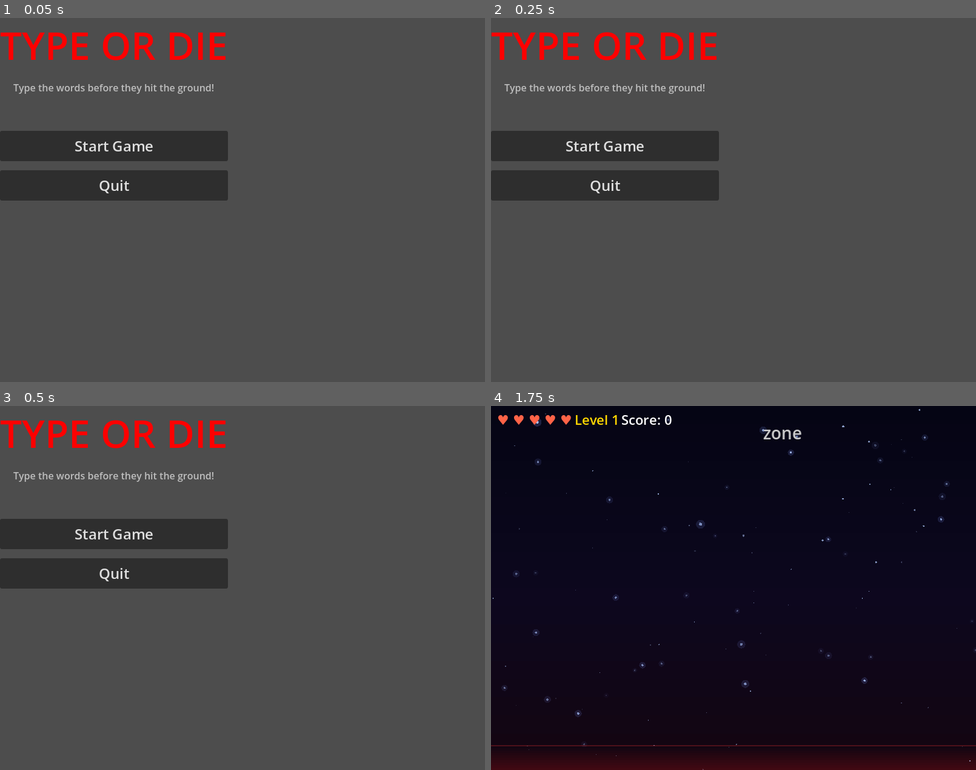
Above: before the commit, frames 1-4 (two rows, left to right).
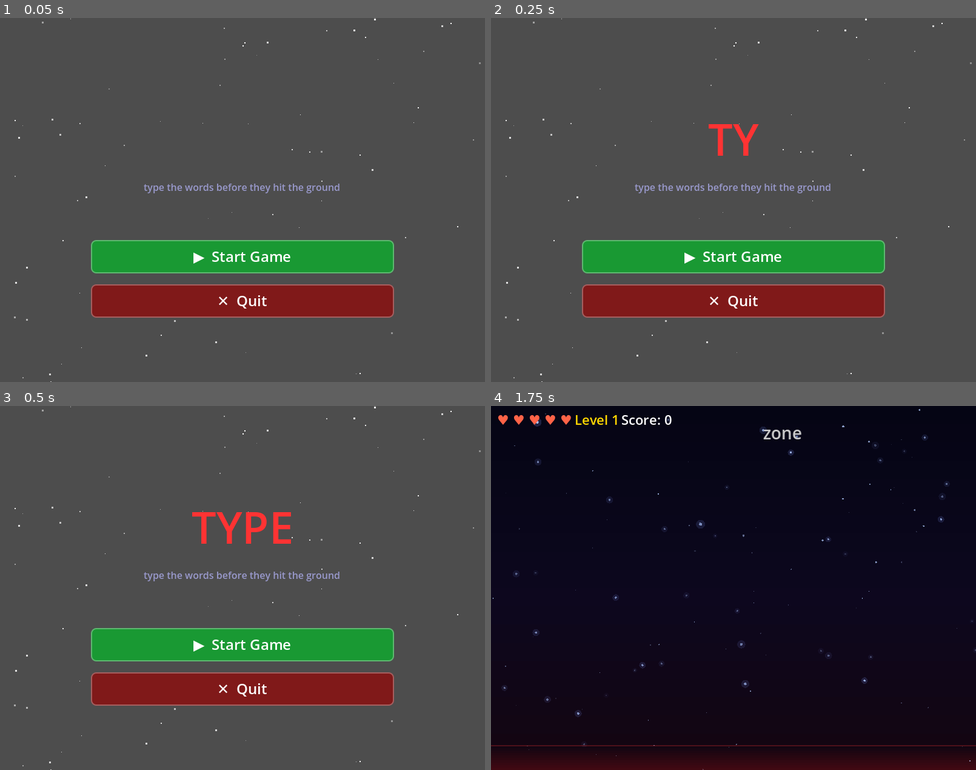
Above: after the commit, the same moments.

Repository: LajISackor/Type-or-Die-
Game: Godot game, scene res://scenes/main_menu.tscn
Two runs of this game, one before a commit and one after it. Both use one fixed random seed, a clock stepped at 60 frames per second and the inputs below.
Inputs:
- Up to frame 1 (0.05 s): no input
- Up to frame 2 (0.25 s): no input
- Up to frame 3 (0.5 s): no input
- Up to frame 4 (1.75 s): click "Start Game" (after the commit: "▶ Start Game") at 0.5 s; tap Enter at 1.25 s; tap Backspace at 1.35 s

The runs differ from the first frame. In frame 1, 21% of the frame differs, in the area x 0-100%, y 0-100%; in frame 2, 21%; in frame 3, 22%; in frame 4, nothing differs.

Commit message:
Polish main menu: typing animation, styled buttons, starfield, falling word background

Diff:
--- a/scripts/main_menu.gd
+++ b/scripts/main_menu.gd
@@ -1,61 +1,153 @@
 extends Control
-## Main Menu — Title screen with Start and Quit buttons.
-## Assigned to: Joel
-## STATUS: Working base — Joel to add visual style, animations, background
+
+var _title_full = "TYPE OR DIE"
+var _title_index = 0
+var _title_label: Label
+var _words = ["fast", "type", "speed", "word", "fall", "die", "run", "key", "press", "rush"]
+var _falling_labels = []
 
 func _ready():
 	_build_menu()
+	_start_title_animation()
+	_spawn_background_words()
 
 func _build_menu():
-	# Background color
+	# Dark background
 	var bg = ColorRect.new()
-	bg.color = Color(0.05, 0.05, 0.12)
+	bg.color = Color(0.04, 0.04, 0.12)
 	bg.anchors_preset = Control.PRESET_FULL_RECT
 	add_child(bg)
 
+	# Starfield
+	var star_layer = Node2D.new()
+	star_layer.name = "Stars"
+	add_child(star_layer)
+	for i in range(80):
+		var star = ColorRect.new()
+		var size = randf_range(1.0, 3.0)
+		star.size = Vector2(size, size)
+		star.color = Color(1, 1, 1, randf_range(0.3, 1.0))
+		star.position = Vector2(randf_range(0, 800), randf_range(0, 600))
+		star_layer.add_child(star)
+
+	# Center container
 	var vbox = VBoxContainer.new()
-	vbox.anchors_preset = Control.PRESET_CENTER
-	vbox.size_flags_horizontal = Control.SIZE_SHRINK_CENTER
+	vbox.name = "VBox"
+	vbox.set_anchor(SIDE_LEFT, 0.5)
+	vbox.set_anchor(SIDE_RIGHT, 0.5)
+	vbox.set_anchor(SIDE_TOP, 0.5)
+	vbox.set_anchor(SIDE_BOTTOM, 0.5)
+	vbox.offset_left = -250.0
+	vbox.offset_right = 250.0
+	vbox.offset_top = -150.0
+	vbox.offset_bottom = 150.0
 	vbox.alignment = BoxContainer.ALIGNMENT_CENTER
-	vbox.add_theme_constant_override("separation", 15)
+	vbox.add_theme_constant_override("separation", 18)
 	add_child(vbox)
 
-	# Title
-	var title = Label.new()
-	title.text = "TYPE OR DIE"
-	title.add_theme_font_size_override("font_size", 64)
-	title.add_theme_color_override("font_color", Color.RED)
-	title.horizontal_alignment = HORIZONTAL_ALIGNMENT_CENTER
-	vbox.add_child(title)
+	# Title label
+	_title_label = Label.new()
+	_title_label.text = ""
+	_title_label.add_theme_font_size_override("font_size", 72)
+	_title_label.add_theme_color_override("font_color", Color(1.0, 0.2, 0.2))
+	_title_label.horizontal_alignment = HORIZONTAL_ALIGNMENT_CENTER
+	_title_label.custom_minimum_size = Vector2(500, 0)
+	vbox.add_child(_title_label)
 
 	# Subtitle
 	var subtitle = Label.new()
-	subtitle.text = "Type the words before they hit the ground!"
+	subtitle.text = "type the words before they hit the ground"
 	subtitle.add_theme_font_size_override("font_size", 16)
-	subtitle.add_theme_color_override("font_color", Color.GRAY)
+	subtitle.add_theme_color_override("font_color", Color(0.6, 0.6, 0.8))
 	subtitle.horizontal_alignment = HORIZONTAL_ALIGNMENT_CENTER
 	vbox.add_child(subtitle)
 
 	# Spacer
 	var spacer = Control.new()
-	spacer.custom_minimum_size = Vector2(0, 30)
+	spacer.custom_minimum_size = Vector2(0, 40)
 	vbox.add_child(spacer)
 
 	# Start button
-	var start_btn = Button.new()
-	start_btn.text = "Start Game"
+	var start_btn = _make_button("▶  Start Game", Color(0.1, 0.6, 0.2))
 	start_btn.pressed.connect(_on_start_pressed)
-	start_btn.add_theme_font_size_override("font_size", 24)
-	start_btn.custom_minimum_size = Vector2(250, 50)
 	vbox.add_child(start_btn)
 
 	# Quit button
-	var quit_btn = Button.new()
-	quit_btn.text = "Quit"
+	var quit_btn = _make_button("✕  Quit", Color(0.5, 0.1, 0.1))
 	quit_btn.pressed.connect(_on_quit_pressed)
-	quit_btn.add_theme_font_size_override("font_size", 24)
-	quit_btn.custom_minimum_size = Vector2(250, 50)
 	vbox.add_child(quit_btn)
+
+func _make_button(text: String, color: Color) -> Button:
+	var btn = Button.new()
+	btn.text = text
+	btn.add_theme_font_size_override("font_size", 24)
+	btn.custom_minimum_size = Vector2(280, 55)
+	var normal_style = StyleBoxFlat.new()
+	normal_style.bg_color = color
+	normal_style.corner_radius_top_left = 8
+	normal_style.corner_radius_top_right = 8
+	normal_style.corner_radius_bottom_left = 8
+	normal_style.corner_radius_bottom_right = 8
+	normal_style.border_width_bottom = 2
+	normal_style.border_width_top = 2
+	normal_style.border_width_left = 2
+	normal_style.border_width_right = 2
+	normal_style.border_color = color.lightened(0.3)
+	btn.add_theme_stylebox_override("normal", normal_style)
+	var hover_style = StyleBoxFlat.new()
+	hover_style.bg_color = color.lightened(0.2)
+	hover_style.corner_radius_top_left = 8
+	hover_style.corner_radius_top_right = 8
+	hover_style.corner_radius_bottom_left = 8
+	hover_style.corner_radius_bottom_right = 8
+	hover_style.border_width_bottom = 2
+	hover_style.border_width_top = 2
+	hover_style.border_width_left = 2
+	hover_style.border_width_right = 2
+	hover_style.border_color = Color.WHITE
+	btn.add_theme_stylebox_override("hover", hover_style)
+	btn.add_theme_color_override("font_color", Color.WHITE)
+	return btn
+
+func _start_title_animation():
+	_title_index = 0
+	_type_next_letter()
+
+func _type_next_letter():
+	if _title_index <= _title_full.length():
+		_title_label.text = _title_full.substr(0, _title_index)
+		_title_index += 1
+		await get_tree().create_timer(0.1).timeout
+		_type_next_letter()
+	else:
+		# Pulse the title once it's done typing
+		var tween = create_tween().set_loops()
+		tween.tween_property(_title_label, "modulate", Color(1.0, 0.5, 0.5), 0.8)
+		tween.tween_property(_title_label, "modulate", Color(1.0, 1.0, 1.0), 0.8)
+
+func _spawn_background_words():
+	for i in range(6):
+		await get_tree().create_timer(randf_range(0.5, 2.0)).timeout
+		_create_falling_word()
+
+func _create_falling_word():
+	var word = _words[randi() % _words.size()]
+	var lbl = Label.new()
+	lbl.text = word
+	lbl.add_theme_font_size_override("font_size", 20)
+	lbl.add_theme_color_override("font_color", Color(1, 1, 1, 0.15))
+	lbl.position = Vector2(randf_range(20, 760), -30)
+	add_child(lbl)
+	_falling_labels.append(lbl)
+
+func _process(delta):
+	for lbl in _falling_labels:
+		if is_instance_valid(lbl):
+			lbl.position.y += 40 * delta
+			if lbl.position.y > 650:
+				lbl.queue_free()
+				_falling_labels.erase(lbl)
+				_create_falling_word()
 
 func _on_start_pressed():
 	get_tree().change_scene_to_file("res://scenes/game.tscn")
